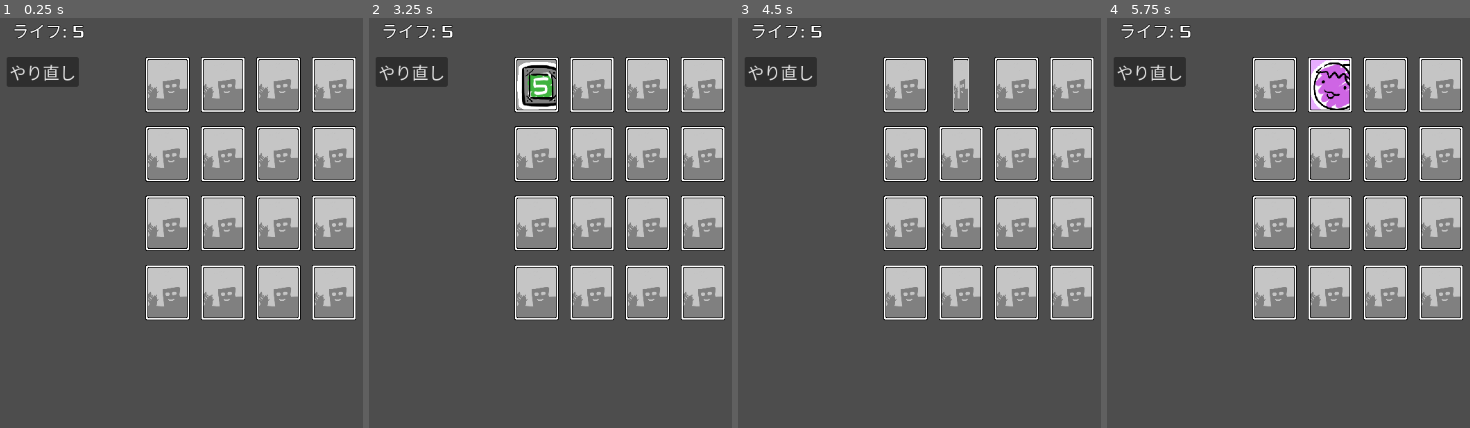
Above: before the commit, frames 1-4 (left to right).
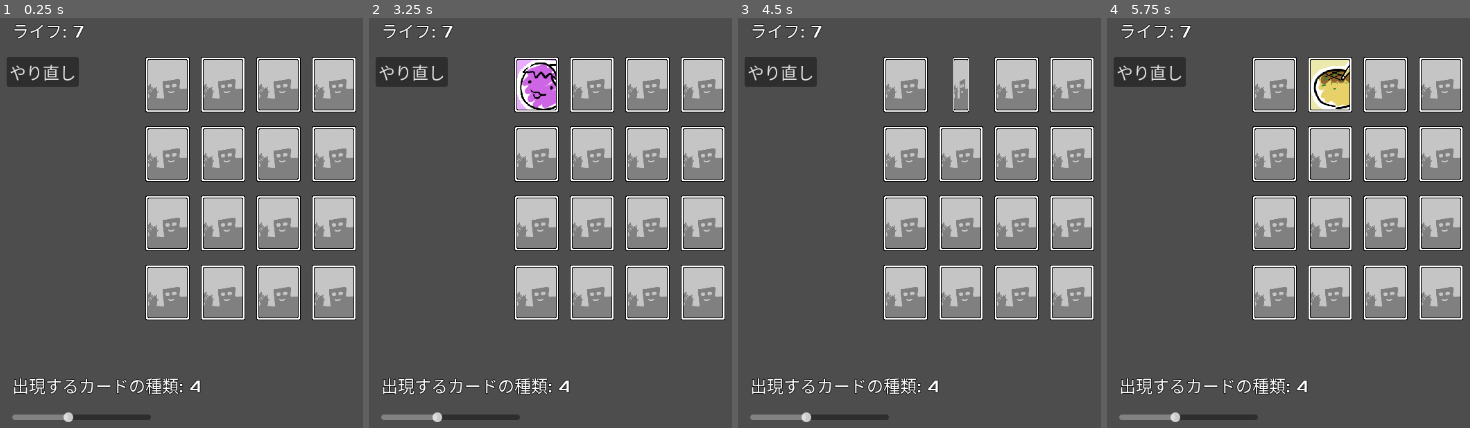
Above: after the commit, the same moments.

Repository: syun77/gd_memory
Game: Godot game, scene res://Main.tscn
The game is run twice, just before and just after one commit, with the same random seed, the same clock (stepped at 60 frames per second) and the same inputs.
Inputs (mouse positions are in pixels of both pictures, inside the frame that each line leads up to):
- Up to frame 1 (0.25 s): no input
- Up to frame 2 (3.25 s): click "やり直し" at 0.5 s; click "やり直し" at 1.25 s; click "やり直し" at 2 s; tap Enter at 2.75 s; move the mouse to (535, 83) at 2.77 s; click (535, 83) at 2.85 s
- Up to frame 3 (4.5 s): tap R (reset) at 3.5, 4.25 s; move the mouse to (959, 83) at 3.52 s; click (959, 83) at 3.6 s; click (959, 83) at 4.35 s
- Up to frame 4 (5.75 s): tap R (reset) at 5 s; click (1328, 83) at 5.1 s

The runs differ from the first frame. In frame 1, 1.4% of the frame differs, in the area x 3-56%, y 1-99%; in frame 2, 2.5%; in frame 3, 1.4%; in frame 4, 2.6%, in the area x 3-67%, y 1-99%.

Commit message:
出現カードの種類数を設定できるようにした

Diff:
--- a/gd_memory/Main.gd
+++ b/gd_memory/Main.gd
@@ -17,7 +17,7 @@
 const GRID_CNT_H = 4
 
 ## 手数.
-const CNT_LEFT = 5
+const CNT_LEFT = 7
 
 ## カードをめくった後の待ち時間.
 const TIMER_WAIT = 0.5
@@ -42,6 +42,8 @@
 # ---------------------------------------------
 @onready var _label_left = $UILayer/LabelLeft
 @onready var _label_caption = $UILayer/LabelCaption
+@onready var _label_kind = $UILayer/LabelKind
+@onready var _slider_kind = $UILayer/HSliderKind
 ## Layer
 @onready var _card_layer = $CardLayer
 @onready var _ui_layer = $UILayer
@@ -70,10 +72,12 @@
 	## キャプションを消しておく.
 	_label_caption.visible = false
 
-	## 配置情報を作成.
-	for j in range(GRID_CNT_H):
-		for i in range(GRID_CNT_W):
-			_array2.set_v(i, j, j+1)
+	## スライダーの値を設定.
+	_slider_kind.value = Common.cnt_card_kind
+
+	## カード配置情報を作成.
+	_create_card_array()
+
 	## 配情報をシャッフルする.
 	_array2.shuffle()
 	## デバッグ出力.
@@ -91,6 +95,25 @@
 	# 表のカード枚数計算用.
 	_front_cnts.resize(Card.eId.size())
 	_front_cnts.fill(0)
+
+## カード配置情報を作成.
+func _create_card_array() -> void:
+	var id = Card.eId.NASU
+	var idx = 0
+
+	# この数で難易度が決まる.
+	var id_max = 1 + (Common.cnt_card_kind) # 出現するカードの数.
+
+	for j in range(GRID_CNT_H):
+		for i in range(GRID_CNT_W):
+			_array2.set_v(i, j, id)
+			idx += 1
+			if idx%2 == 0:
+				# 2枚ずつ作る.
+				id = (id+1)%id_max
+				if id == Card.eId.NONE:
+					# 無効なカードになっていたら+1
+					id += 1
 
 ## 更新.
 func _process(delta: float) -> void:
@@ -252,6 +275,7 @@
 ## 更新 > UI.
 func _update_ui() -> void:
 	_label_left.text = "ライフ: %d"%_cnt_left
+	_label_kind.text = "出現するカードの種類: %d"%Common.cnt_card_kind
 
 ## 更新 > デバッグ.
 func _update_debug() -> void:
@@ -281,3 +305,7 @@
 func _on_button_retry_pressed() -> void:
 	# やり直し.
 	get_tree().change_scene_to_file("res://Main.tscn")
+
+## カードの種類数.
+func _on_h_slider_kind_value_changed(value: float) -> void:
+	Common.cnt_card_kind = int(value)
--- a/gd_memory/Main.tscn
+++ b/gd_memory/Main.tscn
@@ -17,6 +17,12 @@
 font = ExtResource("2_5h4mn")
 font_size = 48
 outline_size = 8
+outline_color = Color(0, 0, 0, 1)
+
+[sub_resource type="LabelSettings" id="LabelSettings_hsr5d"]
+font = ExtResource("2_5h4mn")
+font_size = 24
+outline_size = 3
 outline_color = Color(0, 0, 0, 1)
 
 [node name="Main" type="Node2D"]
@@ -51,4 +57,22 @@
 text = "GAME OVER"
 label_settings = SubResource("LabelSettings_lwkq8")
 
+[node name="HSliderKind" type="HSlider" parent="UILayer"]
+offset_left = 32.0
+offset_top = 600.0
+offset_right = 232.0
+offset_bottom = 616.0
+min_value = 2.0
+max_value = 7.0
+value = 4.0
+
+[node name="LabelKind" type="Label" parent="UILayer"]
+offset_left = 32.0
+offset_top = 544.0
+offset_right = 313.0
+offset_bottom = 577.0
+text = "出現するカードの種類：4"
+label_settings = SubResource("LabelSettings_hsr5d")
+
 [connection signal="pressed" from="UILayer/ButtonRetry" to="." method="_on_button_retry_pressed"]
+[connection signal="value_changed" from="UILayer/HSliderKind" to="." method="_on_h_slider_kind_value_changed"]
--- a/gd_memory/project.godot
+++ b/gd_memory/project.godot
@@ -18,6 +18,7 @@
 [autoload]
 
 Ease="*res://src/common/Ease.gd"
+Common="*res://src/common/Common.gd"
 
 [display]
 
--- /dev/null
+++ b/gd_memory/src/common/Common.gd
@@ -0,0 +1,3 @@
+extends Node
+
+var cnt_card_kind = 4 # 出現するカード種類.
Not shown: 1 places in gd_memory/Main.tscn that only renumber resources
